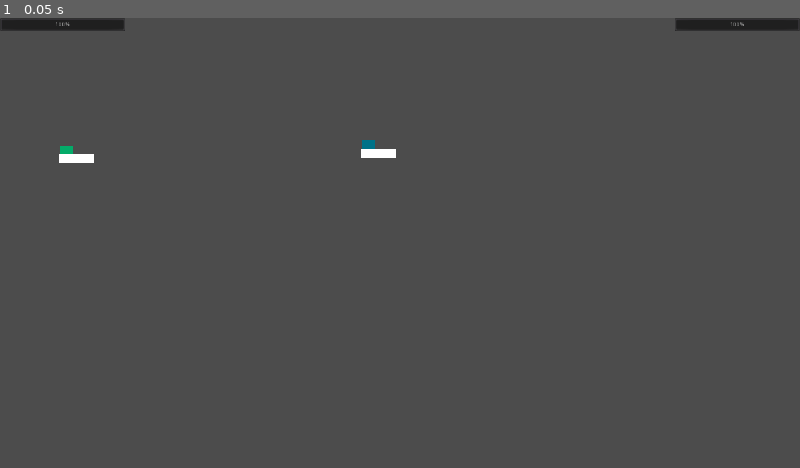
Above: before the commit, frame 1.
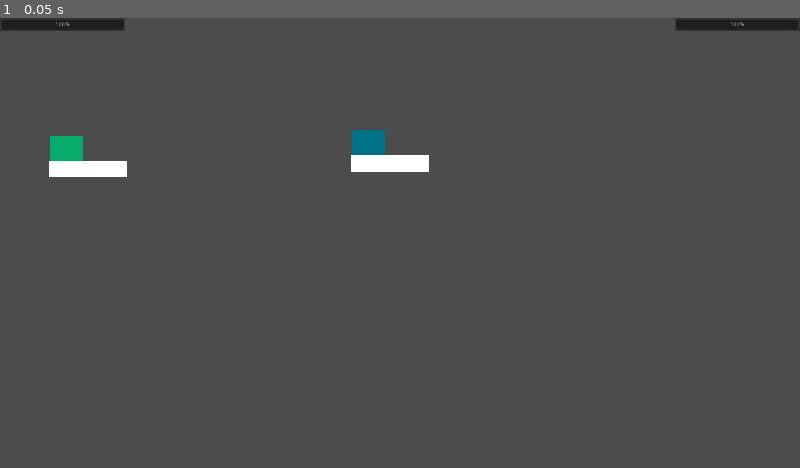
Above: after the commit, the same moment.

Repository: senseibobo/aquadeus
Game: Godot game, scene res://arena/Arena.tscn
Two runs of this game, one before a commit and one after it. Both use one fixed random seed, a clock stepped at 60 frames per second and the inputs below.
Inputs:
- Up to frame 1 (0.05 s): no input

The runs differ from the first frame. In frame 1, 1.1% of the frame differs, in the area x 6-54%, y 24-36%.

Commit message:
main menu and character size

Diff:
--- a/characters/Trident.tscn
+++ b/characters/Trident.tscn
@@ -3,7 +3,7 @@
 [ext_resource path="res://characters/Trident.gd" type="Script" id=1]
 
 [sub_resource type="RectangleShape2D" id=2]
-extents = Vector2( 42, 11 )
+extents = Vector2( 37.5, 8 )
 
 [sub_resource type="Animation" id=3]
 length = 0.001
@@ -70,9 +70,9 @@
 
 [node name="ColorRect" type="ColorRect" parent="Trident"]
 margin_left = -17.0
-margin_top = -11.0
-margin_right = 67.0
-margin_bottom = 11.0
+margin_top = -8.0
+margin_right = 58.0
+margin_bottom = 8.0
 
 [node name="Hitbox" type="Area2D" parent="Trident"]
 collision_layer = 8
@@ -81,7 +81,7 @@
 monitorable = false
 
 [node name="CollisionShape2D" type="CollisionShape2D" parent="Trident/Hitbox"]
-position = Vector2( 25, 0 )
+position = Vector2( 20.5, 0 )
 shape = SubResource( 2 )
 
 [node name="AnimationPlayer" type="AnimationPlayer" parent="."]
--- a/characters/neptune/Neptune.tscn
+++ b/characters/neptune/Neptune.tscn
@@ -8,6 +8,7 @@
 extents = Vector2( 16, 16 )
 
 [node name="Neptune" type="KinematicBody2D"]
+scale = Vector2( 2.5, 2.5 )
 collision_layer = 2
 collision_mask = 3
 script = ExtResource( 1 )
--- a/characters/player.gd
+++ b/characters/player.gd
@@ -5,12 +5,13 @@
 	FREE,
 	CHARGING,
 	ATTACKING,
-	ATTACK_DASHING
+	ATTACK_DASHING,
+	DASHING
 }
 
 var state: int = STATE.FREE
 
-var speed: float = 460.0
+var speed: float = 780.0
 var frozen: bool = false
 
 export(int,1,2) var player: int
--- a/characters/poseidon/Poseidon.tscn
+++ b/characters/poseidon/Poseidon.tscn
@@ -8,6 +8,7 @@
 extents = Vector2( 16, 16 )
 
 [node name="Poseidon" type="KinematicBody2D"]
+scale = Vector2( 2.5, 2.5 )
 collision_layer = 2
 collision_mask = 3
 script = ExtResource( 1 )
--- a/ui/gameover.tscn
+++ b/ui/gameover.tscn
@@ -1,14 +1,8 @@
-[gd_scene load_steps=7 format=2]
+[gd_scene load_steps=6 format=2]
 
 [ext_resource path="res://ui/Merriweather-Regular.ttf" type="DynamicFontData" id=1]
 [ext_resource path="res://ui/gameover.gd" type="Script" id=2]
-
-[sub_resource type="DynamicFont" id=1]
-size = 94
-font_data = ExtResource( 1 )
-
-[sub_resource type="Theme" id=2]
-default_font = SubResource( 1 )
+[ext_resource path="res://ui/maintheme.tres" type="Theme" id=3]
 
 [sub_resource type="DynamicFont" id=3]
 size = 180
@@ -21,7 +15,7 @@
 [node name="GameOver" type="Control"]
 anchor_right = 1.0
 anchor_bottom = 1.0
-theme = SubResource( 2 )
+theme = ExtResource( 3 )
 script = ExtResource( 2 )
 
 [node name="VBoxContainer" type="VBoxContainer" parent="."]
--- /dev/null
+++ b/ui/menu/mainmenu.gd
@@ -0,0 +1,24 @@
+extends Control
+
+
+# Declare member variables here. Examples:
+# var a = 2
+# var b = "text"
+
+
+# Called when the node enters the scene tree for the first time.
+func _ready():
+	pass # Replace with function body.
+
+
+# Called every frame. 'delta' is the elapsed time since the previous frame.
+#func _process(delta):
+#	pass
+
+
+func _on_Play_pressed():
+	get_tree().change_scene("res://arena/Arena.tscn")
+
+
+func _on_Quit_pressed():
+	get_tree().quit()
--- /dev/null
+++ b/ui/menu/mainmenu.tscn
@@ -0,0 +1,61 @@
+[gd_scene load_steps=3 format=2]
+
+[ext_resource path="res://ui/maintheme.tres" type="Theme" id=1]
+[ext_resource path="res://ui/menu/mainmenu.gd" type="Script" id=2]
+
+[node name="MainMenu" type="Control"]
+anchor_right = 1.0
+anchor_bottom = 1.0
+theme = ExtResource( 1 )
+script = ExtResource( 2 )
+
+[node name="VBoxContainer" type="VBoxContainer" parent="."]
+anchor_right = 1.0
+anchor_bottom = 1.0
+alignment = 1
+
+[node name="Label" type="Label" parent="VBoxContainer"]
+margin_top = 222.0
+margin_right = 1920.0
+margin_bottom = 341.0
+text = "poseidon vs neptune "
+align = 1
+
+[node name="Buttons" type="VBoxContainer" parent="VBoxContainer"]
+margin_top = 345.0
+margin_right = 1920.0
+margin_bottom = 857.0
+
+[node name="Play" type="Button" parent="VBoxContainer/Buttons"]
+margin_left = 830.0
+margin_right = 1089.0
+margin_bottom = 125.0
+size_flags_horizontal = 4
+text = "PLAY"
+
+[node name="Button3" type="Button" parent="VBoxContainer/Buttons"]
+margin_left = 694.0
+margin_top = 129.0
+margin_right = 1225.0
+margin_bottom = 254.0
+size_flags_horizontal = 4
+text = "CONTROLS"
+
+[node name="Button4" type="Button" parent="VBoxContainer/Buttons"]
+margin_left = 745.0
+margin_top = 258.0
+margin_right = 1175.0
+margin_bottom = 383.0
+size_flags_horizontal = 4
+text = "CREDITS"
+
+[node name="Quit" type="Button" parent="VBoxContainer/Buttons"]
+margin_left = 833.0
+margin_top = 387.0
+margin_right = 1086.0
+margin_bottom = 512.0
+size_flags_horizontal = 4
+text = "QUIT"
+
+[connection signal="pressed" from="VBoxContainer/Buttons/Play" to="." method="_on_Play_pressed"]
+[connection signal="pressed" from="VBoxContainer/Buttons/Quit" to="." method="_on_Quit_pressed"]
